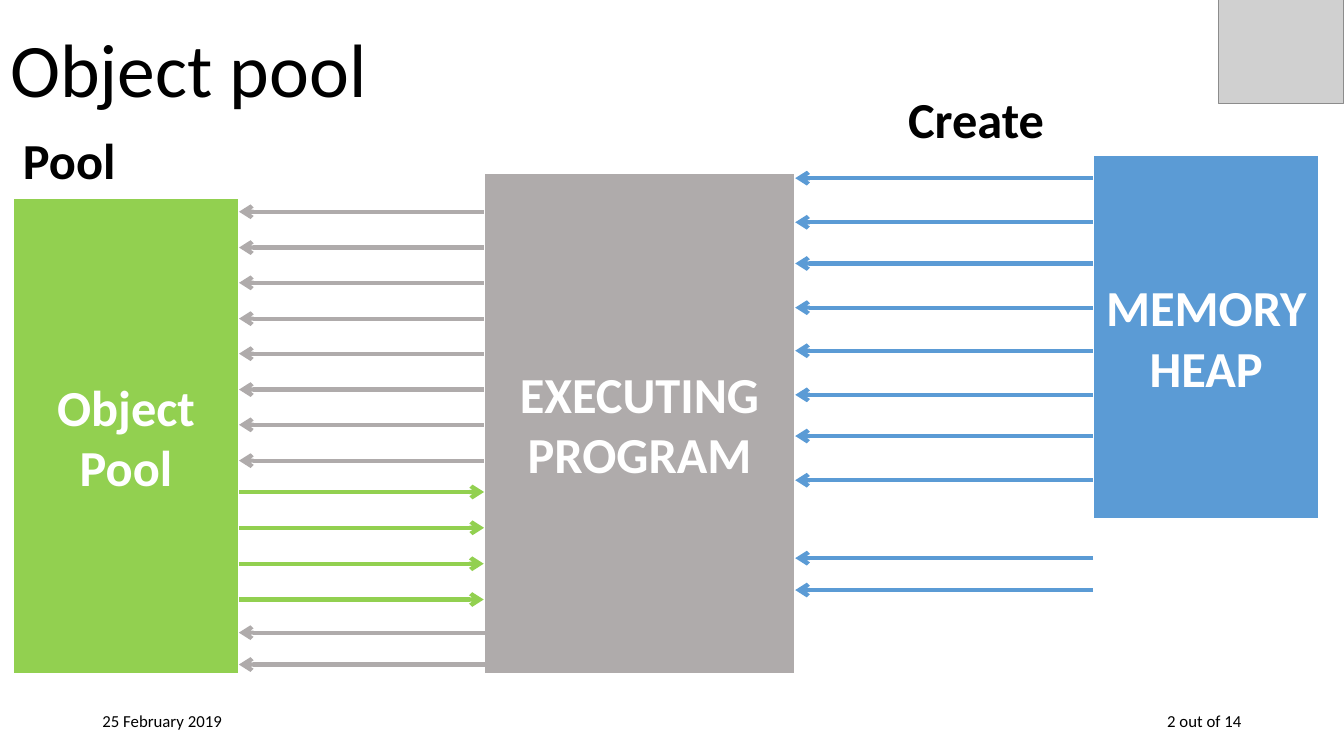
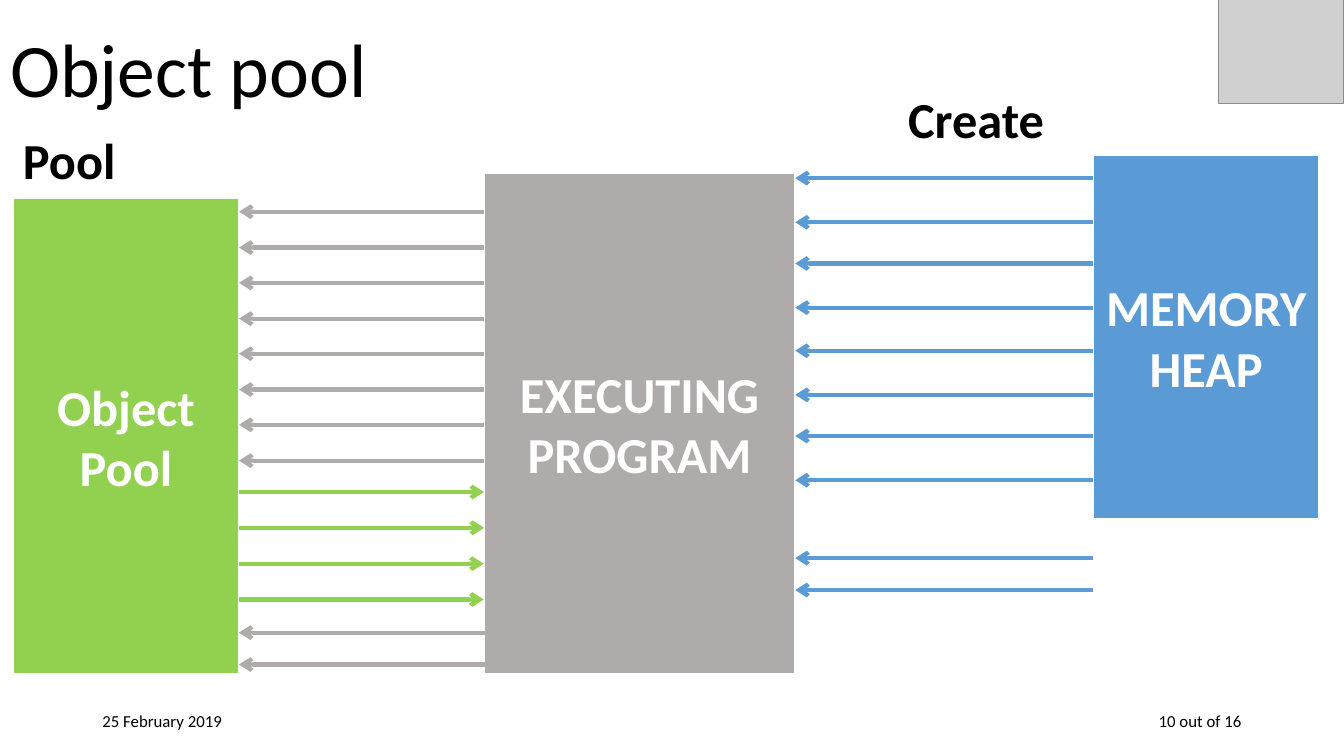
Before and after one commit to Bellkross/Singleton-ObjectPool, a slide deck: slide 11 of Presentations/ObjectPool.pptx (slide 9 before the commit). Drawn at 1344x756 pixels with LibreOffice and Linux fonts; fonts in the diff are those of the drawing; grey boxes stand for pictures. Boxes give left, top, right and bottom in pixels: in the first picture for what was removed or moved away, otherwise in the second. Text is boxed around its words. In the diff, an @@ line names an element or a change of style, - is before the commit and + after.

Commit message:
Finish object pool presentation

```diff
--- a/Presentations/ObjectPool.pptx
+++ b/Presentations/ObjectPool.pptx
@@ text at (x1=1159, y1=715, x2=1241, y2=727): text changed @@
-2 out of 14
+10 out of 16
```
Also in this commit, not shown: 10 other slides changed, 6 slides added.
